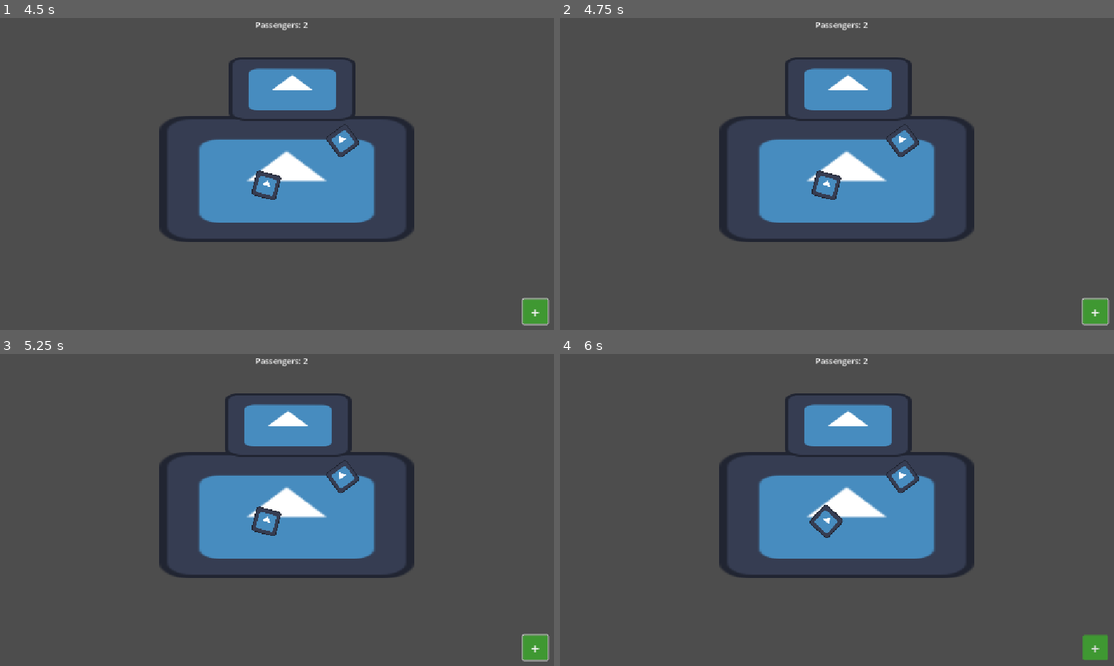
Above: before the commit, frames 1-4 (two rows, left to right).
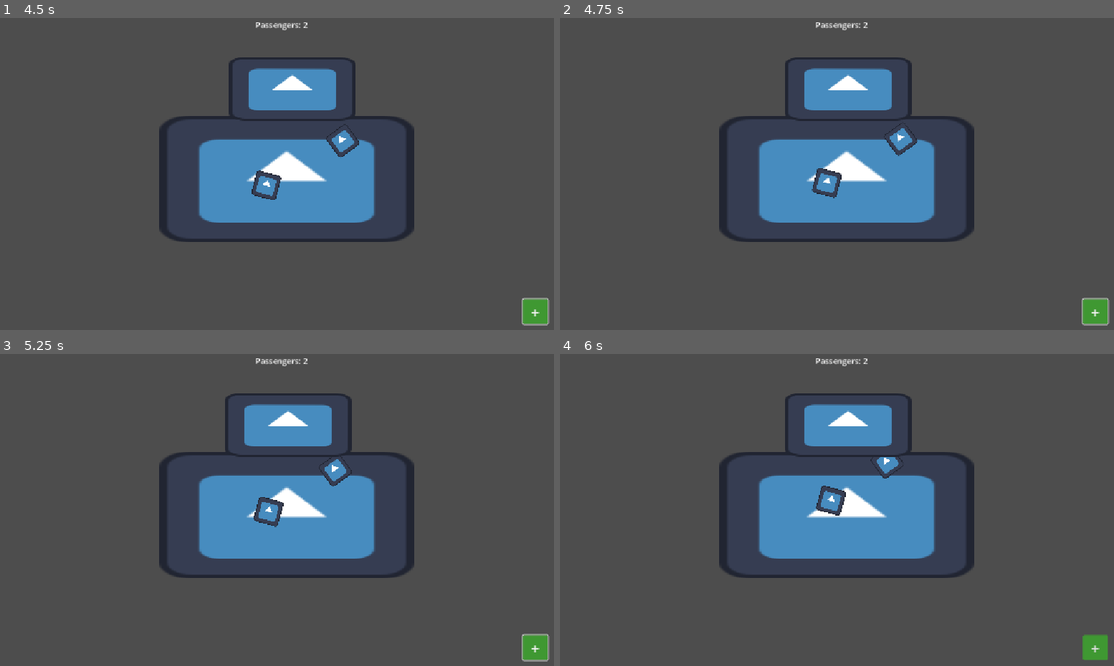
Above: after the commit, the same moments.

Repository: iamagoodperson-yay/rail-clicker
Game: Godot game, scene res://scenes/main.tscn
Two runs of this game, one before a commit and one after it. Both use one fixed random seed, a clock stepped at 60 frames per second and the inputs below. The engine's default icon, where the game draws it, is replaced by a stand-in: a white triangle on a blue panel in a dark square.
Inputs (mouse positions are in pixels of both pictures, inside the frame that each line leads up to):
- Up to frame 1 (4.5 s): click "+" at 0.5 s; tap Enter at 1.25 s; move the mouse to (415, 161) at 1.27 s; hold Right 1.28-2.03 s; tap Alt at 1.35, 2.85, 4.35 s; click (415, 161) at 1.42 s; move the mouse to (171, 195) at 2.02 s; hold Down 2.03-2.78 s; tap Shift at 2.1, 3.6 s; move the mouse to (343, 108) at 2.77 s; hold Right 2.78-3.53 s; move the mouse to (260, 242) at 3.52 s; hold Up 3.53-4.28 s; click (260, 242) at 3.67 s; move the mouse to (459, 227) at 4.27 s; hold Left from 4.28 s (still down)
- Up to frame 2 (4.75 s): keep holding Left
- Up to frame 3 (5.25 s): keep holding Left; move the mouse to (116, 466) at 5.02 s; tap Shift at 5.1 s
- Up to frame 4 (6 s): move the mouse to (875, 516) at 5.77 s; release Left at 5.78 s; hold Down from 5.78 s (still down); tap Alt at 5.85 s; click (875, 516) at 5.92 s

Frame 1 is identical in both runs. In frame 2, 0.4% of the frame differs, in the area x 45-65%, y 33-59%; in frame 3, 0.6%; in frame 4, 0.9%.

Commit message:
passengers pathfind to the train

Diff:
--- a/project.godot
+++ b/project.godot
@@ -14,6 +14,10 @@
 run/main_scene="uid://d18nkw05phsou"
 config/features=PackedStringArray("4.7", "Mobile")
 config/icon="res://icon.svg"
+
+[autoload]
+
+Event="*uid://dc3knwiao8tux"
 
 [display]
 
--- a/scenes/main.tscn
+++ b/scenes/main.tscn
@@ -4,6 +4,11 @@
 [ext_resource type="Script" uid="uid://dr7yyuyadmy0w" path="res://scripts/spawn_passengers.gd" id="2_jyhfs"]
 [ext_resource type="Script" uid="uid://c7623o8v1wvvx" path="res://scripts/label.gd" id="3_jyhfs"]
 [ext_resource type="PackedScene" uid="uid://c6wjjnoasaug1" path="res://scenes/train.tscn" id="3_tbgi4"]
+
+[sub_resource type="NavigationPolygon" id="NavigationPolygon_jyhfs"]
+vertices = PackedVector2Array(822.96875, 445, 329.03125, 445, 329.96875, 106, 822.03125, 106)
+polygons = Array[PackedInt32Array]([PackedInt32Array(0, 1, 2, 3)])
+outlines = Array[PackedVector2Array]([PackedVector2Array(319, 455, 833, 455, 832, 96, 320, 96)])
 
 [sub_resource type="RectangleShape2D" id="RectangleShape2D_d3t8h"]
 size = Vector2(512, 256)
@@ -26,23 +31,23 @@
 
 [node name="main" type="Node" unique_id=417744697]
 
-[node name="Node2D" type="Node2D" parent="." unique_id=1458842150]
+[node name="NavigationRegion2D" type="NavigationRegion2D" parent="." unique_id=706189795]
+navigation_polygon = SubResource("NavigationPolygon_jyhfs")
 
-[node name="PlatformArea" type="Area2D" parent="Node2D" unique_id=833660999]
+[node name="PlatformArea" type="Area2D" parent="NavigationRegion2D" unique_id=833660999]
 position = Vector2(576, 324)
 
-[node name="Platform" type="Sprite2D" parent="Node2D/PlatformArea" unique_id=592121929]
+[node name="Platform" type="Sprite2D" parent="NavigationRegion2D/PlatformArea" unique_id=592121929]
 scale = Vector2(4, 2)
 texture = ExtResource("1_sugp2")
 
-[node name="Hitbox" type="CollisionShape2D" parent="Node2D/PlatformArea" unique_id=1935806620]
+[node name="Hitbox" type="CollisionShape2D" parent="NavigationRegion2D/PlatformArea" unique_id=1935806620]
 shape = SubResource("RectangleShape2D_d3t8h")
 
-[node name="Path2D" parent="Node2D/PlatformArea" unique_id=1865679941 instance=ExtResource("3_tbgi4")]
-position = Vector2(-576, -324)
+[node name="PassengersContainer" type="Node2D" parent="NavigationRegion2D" unique_id=2008254852]
+script = ExtResource("2_jyhfs")
 
-[node name="PassengersContainer" type="Node2D" parent="Node2D" unique_id=2008254852]
-script = ExtResource("2_jyhfs")
+[node name="Path2D" parent="NavigationRegion2D" unique_id=1865679941 instance=ExtResource("3_tbgi4")]
 
 [node name="Centered" type="Control" parent="." unique_id=1308823877]
 layout_mode = 3
@@ -81,5 +86,5 @@
 theme_override_styles/normal = SubResource("StyleBoxFlat_h2yge")
 text = "+"
 
-[connection signal="pressed" from="Centered/Button" to="Node2D/PassengersContainer" method="_on_button_pressed"]
-[connection signal="pressed" from="Centered/Button" to="Centered/Label" method="_on_button_pressed"]
+[connection signal="child_order_changed" from="NavigationRegion2D/PassengersContainer" to="Centered/Label" method="_on_passengers_container_child_order_changed"]
+[connection signal="pressed" from="Centered/Button" to="NavigationRegion2D/PassengersContainer" method="_on_button_pressed"]
--- a/scenes/passenger.tscn
+++ b/scenes/passenger.tscn
@@ -3,8 +3,19 @@
 [ext_resource type="Texture2D" uid="uid://cgcqmtok1vfwm" path="res://icon.svg" id="1_euwux"]
 [ext_resource type="Script" uid="uid://wbv2qeyev8em" path="res://scripts/passenger.gd" id="2_euwux"]
 
-[node name="Passenger" type="Sprite2D" unique_id=1345571095]
-visible = false
+[sub_resource type="RectangleShape2D" id="RectangleShape2D_jyhfs"]
+size = Vector2(127.50003, 127.500046)
+
+[node name="Passenger" type="CharacterBody2D" unique_id=182461536]
 scale = Vector2(0.4, 0.4)
+script = ExtResource("2_euwux")
+
+[node name="CollisionShape2D" type="CollisionShape2D" parent="." unique_id=40135165]
+shape = SubResource("RectangleShape2D_jyhfs")
+
+[node name="NavigationAgent2D" type="NavigationAgent2D" parent="." unique_id=491004969]
+path_desired_distance = 4.0
+
+[node name="Sprite2D" type="Sprite2D" parent="." unique_id=2071598969]
+scale = Vector2(0.99999994, 0.99999994)
 texture = ExtResource("1_euwux")
-script = ExtResource("2_euwux")
--- a/scenes/train.tscn
+++ b/scenes/train.tscn
@@ -2,6 +2,7 @@
 
 [ext_resource type="Script" uid="uid://dnykljyee1lxx" path="res://scripts/train_path.gd" id="1_68jl8"]
 [ext_resource type="Texture2D" uid="uid://cgcqmtok1vfwm" path="res://icon.svg" id="2_d43s7"]
+[ext_resource type="Script" uid="uid://cffqcpdrdv5vo" path="res://scripts/train_area_2d.gd" id="3_6b7q7"]
 
 [sub_resource type="Curve2D" id="Curve2D_sugp2"]
 _data = {
@@ -9,14 +10,23 @@
 }
 point_count = 6
 
+[sub_resource type="RectangleShape2D" id="RectangleShape2D_d3t8h"]
+size = Vector2(154.06268, 87.84236)
+
 [node name="Path2D" type="Path2D" unique_id=1865679941]
 curve = SubResource("Curve2D_sugp2")
 
 [node name="PathFollow2D" type="PathFollow2D" parent="." unique_id=1926359726]
-position = Vector2(-230, 300)
-rotation = -0.0065358547
+position = Vector2(-222, 280)
+rotation = -0.003344469
 script = ExtResource("1_68jl8")
 
 [node name="Train" type="Sprite2D" parent="PathFollow2D" unique_id=1354929336]
 scale = Vector2(2, 1)
 texture = ExtResource("2_d43s7")
+
+[node name="TrainArea2D" type="Area2D" parent="PathFollow2D" unique_id=452793502]
+script = ExtResource("3_6b7q7")
+
+[node name="CollisionShape2D" type="CollisionShape2D" parent="PathFollow2D/TrainArea2D" unique_id=1480783289]
+shape = SubResource("RectangleShape2D_d3t8h")
--- /dev/null
+++ b/scripts/event.gd
@@ -0,0 +1,3 @@
+extends Node
+
+var train_arrived = false
--- a/scripts/label.gd
+++ b/scripts/label.gd
@@ -1,8 +1,8 @@
 extends Label
-@onready var passengers = $"../../Node2D/PassengersContainer"
+@onready var passengers = $"../../NavigationRegion2D/PassengersContainer"
 
 func _ready():
 	text = 'Passengers: 0'
 
-func _on_button_pressed() -> void:
+func _on_passengers_container_child_order_changed() -> void:
 	text = 'Passengers: ' + str(passengers.get_child_count())
--- a/scripts/passenger.gd
+++ b/scripts/passenger.gd
@@ -1,6 +1,7 @@
-extends Sprite2D
+extends CharacterBody2D
 
 var active = false
+var boarding = false
 
 var speed = 30
 var angular_speed = PI/4
@@ -11,7 +12,8 @@
 var plat_size: Vector2
 const plat_padding = 16
 
-var train: Variant
+var train: Node2D
+@onready var nav_agent: NavigationAgent2D = $NavigationAgent2D
 
 func start(platform_ref, train_ref):
 	platform = platform_ref
@@ -36,18 +38,18 @@
 	while active:
 		action = 0
 		await get_tree().create_timer(randf_range(2.5, 10.0)).timeout
+
 		action = randi_range(1,2)
 		await get_tree().create_timer(randf_range(0.5, 1.5)).timeout
 
-func _process(delta):
-	if not active:
+func board_train():
+	if not active or boarding:
 		return
 
-	if action == 1:
-		position += Vector2.UP.rotated(rotation) * speed * delta
-	elif action == 2:
-		rotation += angular_speed * delta
+	boarding = true
+	nav_agent.target_position = train.global_position
 
+func keep_to_platform():
 	var local_position = platform.to_local(global_position)
 	local_position.x = clamp(
 		local_position.x,
@@ -59,3 +61,31 @@
 		-plat_size.y / 2 + plat_padding,
 		plat_size.y / 2 - plat_padding
 	)
+	global_position = platform.to_global(local_position)
+
+func boarded():
+	active = false
+	boarding = false
+	velocity = Vector2.ZERO
+	queue_free()
+
+func _physics_process(delta: float) -> void:
+	if not active:
+		return
+
+	if boarding:
+		var next_pos = nav_agent.get_next_path_position()
+		velocity = global_position.direction_to(next_pos) * speed
+
+	else:
+		match action:
+			1:
+				velocity = Vector2.UP.rotated(rotation) * speed
+			2:
+				velocity = Vector2.ZERO
+				rotation += angular_speed * delta
+			_:
+				velocity = Vector2.ZERO
+		keep_to_platform()
+
+	move_and_slide()
--- a/scripts/spawn_passengers.gd
+++ b/scripts/spawn_passengers.gd
@@ -1,10 +1,21 @@
 extends Node2D
 
-var object = preload("res://scenes/passenger.tscn")
+var boarding = false
+
+var pass_scene = preload("res://scenes/passenger.tscn")
 @onready var platform = $"../PlatformArea/Hitbox"
-@onready var train = $"../Path2D"
+@onready var train = $"../Path2D/PathFollow2D/Train"
 
 func _on_button_pressed() -> void:
-	var passenger = object.instantiate()
+	var passenger = pass_scene.instantiate()
 	add_child(passenger)
 	passenger.start(platform, train)
+
+func train_arrived():
+	for passenger in get_children():
+		passenger.board_train()
+
+func _process(delta: float) -> void:
+	if Event.train_arrived and not boarding:
+		train_arrived()
+		boarding = true
--- /dev/null
+++ b/scripts/train_area_2d.gd
@@ -0,0 +1,5 @@
+extends Area2D
+
+func body_entered(body) -> void:
+	if body.is_in_group("Passengers"):
+		body.boarded()
--- a/scripts/train_path.gd
+++ b/scripts/train_path.gd
@@ -36,8 +36,10 @@
 
 
 func wait_at_midpoint():
+	Event.train_arrived = true
 	await get_tree().create_timer(10.0).timeout
 	state = "a"
+	Event.train_arrived = false
 
 func spawn_wait():
 	await get_tree().create_timer(randf_range(10.0, 20.0)).timeout
Not shown, added: scripts/event.gd.uid
Not shown, added: scripts/train_area_2d.gd.uid
